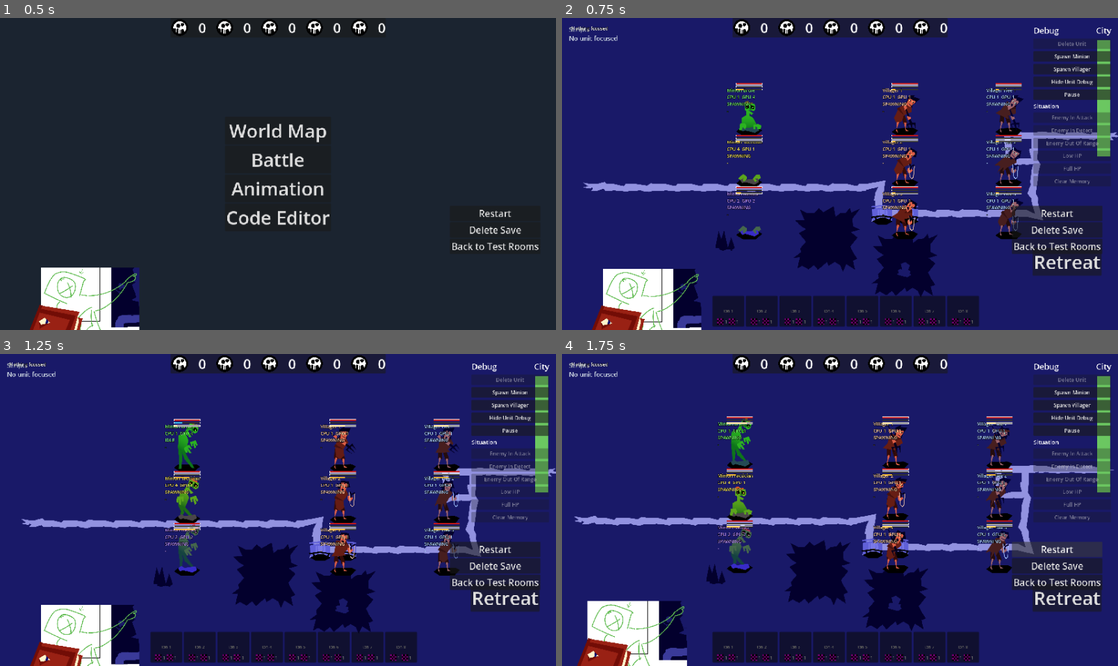
Above: before the commit, frames 1-4 (two rows, left to right).
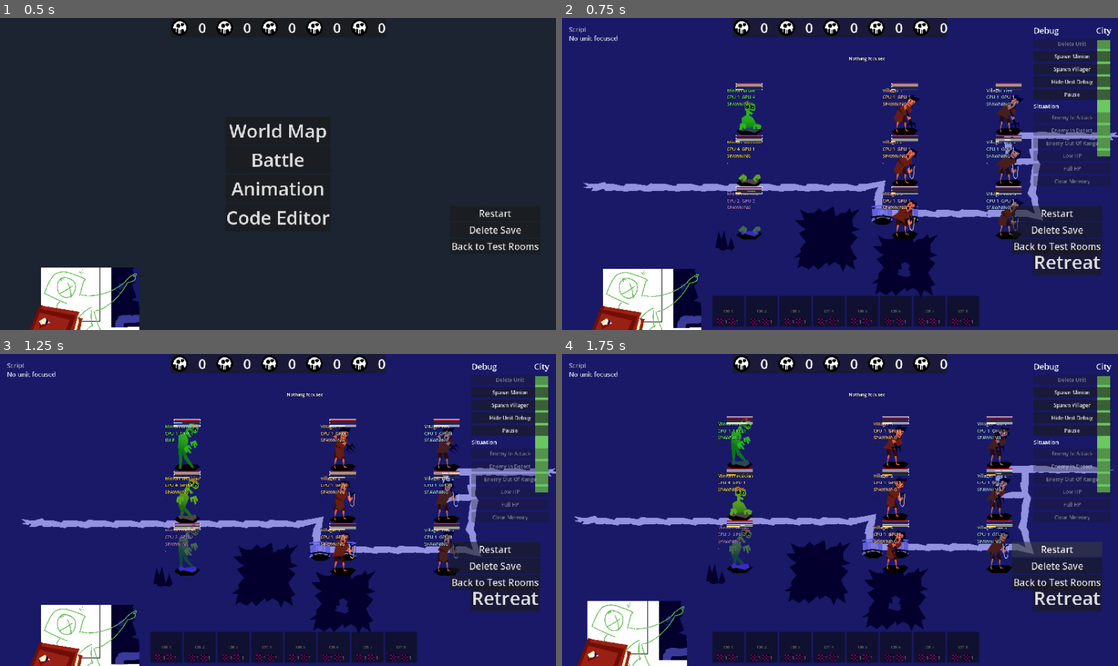
Above: after the commit, the same moments.

Repository: slost/thj-2026
Game: Godot game, scene res://systems/debug/debug_rooms.tscn
Two runs of this game, one before a commit and one after it. Both use one fixed random seed, a clock stepped at 60 frames per second and the inputs below.
Inputs:
- Up to frame 1 (0.5 s): no input
- Up to frame 2 (0.75 s): click "Battle" at 0.5 s
- Up to frame 3 (1.25 s): no input
- Up to frame 4 (1.75 s): click "Restart" at 1.25 s

Frame 1 is identical in both runs. In frame 2, 0.1% of the frame differs, in the area x 1-59%, y 2-15%; in frame 3, 0.1%; in frame 4, 0.1%.

Commit message:
Add boot splash

Diff:
--- a/project.godot
+++ b/project.godot
@@ -14,6 +14,7 @@
 config/description="THJ 2026 game jam. Godot 4.8-beta1 with the Lost framework hot-swap asset pipeline."
 run/main_scene="uid://dw2o45af0ufqs"
 config/features=PackedStringArray("4.8", "GL Compatibility")
+boot_splash/image="uid://c4yc0juuf0jn4"
 config/icon="res://icon.svg"
 
 [autoload]
--- a/systems/battle/battle_test.tscn
+++ b/systems/battle/battle_test.tscn
@@ -30,7 +30,6 @@
 sources/1 = SubResource("TileSetAtlasSource_fl75l")
 
 [sub_resource type="LabelSettings" id="LabelSettings_debug"]
-font_size = 16
 outline_size = 4
 outline_color = Color(0, 0, 0, 1)
 
@@ -56,10 +55,10 @@
 layer = 10
 
 [node name="DebugLabel" type="Label" parent="UI" unique_id=2065205759]
-offset_left = 32.0
-offset_top = 24.0
-offset_right = 720.0
-offset_bottom = 280.0
+offset_left = 990.0
+offset_top = 128.0
+offset_right = 1980.0
+offset_bottom = 384.0
 text = "Nothing focused"
 label_settings = SubResource("LabelSettings_debug")
 
Binary file added: contents/assets/splash.png
Not shown, added: contents/assets/splash.png.import
